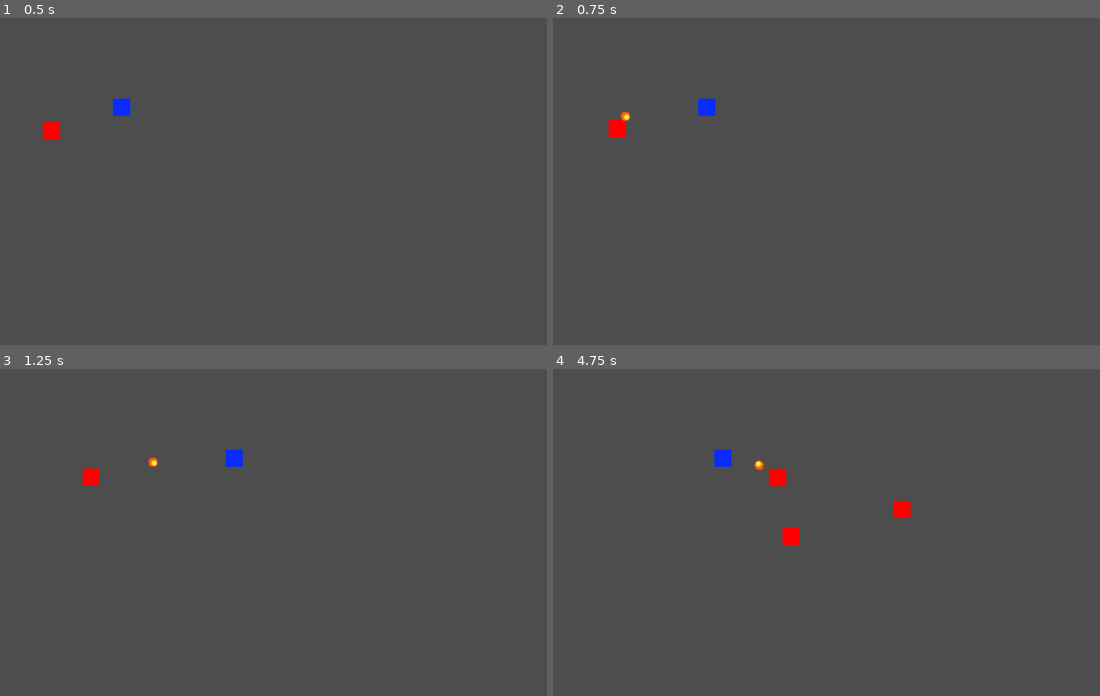
Above: before the commit, frames 1-4 (two rows, left to right).
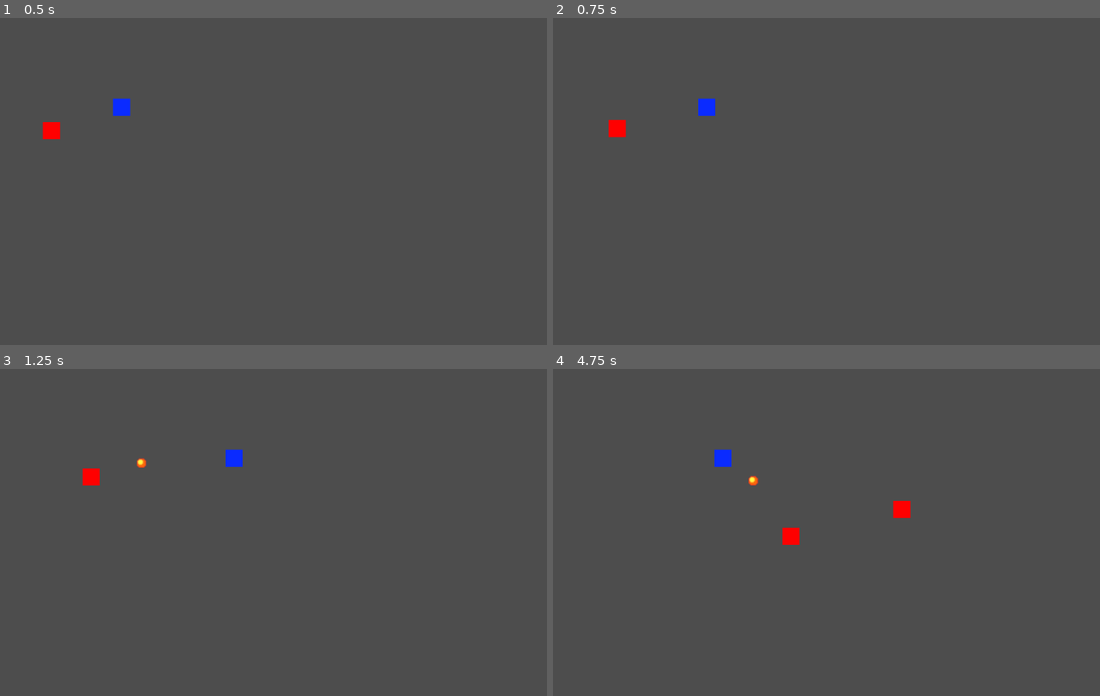
Above: after the commit, the same moments.

Repository: grayhanabi-rgb/SurvivorGame
Game: Godot game, scene res://scenes/main.tscn
The game is run twice, just before and just after one commit, with the same random seed, the same clock (stepped at 60 frames per second) and the same inputs.
Inputs (mouse positions are in pixels of both pictures, inside the frame that each line leads up to):
- Up to frame 1 (0.5 s): no input
- Up to frame 2 (0.75 s): move the mouse to (996, 155) at 0.52 s; hold D (right) from 0.53 s (still down)
- Up to frame 3 (1.25 s): keep holding D (right)
- Up to frame 4 (4.75 s): move the mouse to (738, 539) at 1.27 s; release D (right) at 1.28 s; hold S (down) 1.28-2.03 s; move the mouse to (924, 447) at 2.02 s; hold D (right) 2.03-2.78 s; move the mouse to (831, 591) at 2.77 s; hold W (up) 2.78-3.53 s; move the mouse to (1045, 575) at 3.52 s; hold A (left) from 3.53 s (still down); move the mouse to (678, 470) at 4.27 s

Frame 1 is identical in both runs. In frame 2, less than 0.1% of the frame differs, in the area x 12-15%, y 28-32%; in frame 3, 0.1%; in frame 4, 0.3%, in the area x 35-43%, y 27-36%.

Commit message:
Update bullet.gd

Diff:
--- a/scenes/bullet/bullet.gd
+++ b/scenes/bullet/bullet.gd
@@ -1,32 +1,31 @@
-# res://scripts/bullet.gd
 extends Sprite2D
 
-@export var speed: float = 400.0      # 子弹飞行速度
-@export var damage: float = 25.0      # 子弹伤害值
-@export var lifetime: float = 3.0     # 子弹存在时间（秒）
-
-var direction: Vector2 = Vector2.RIGHT  # 子弹飞行方向
+@export var speed: float = 500.0
+@export var damage: float = 10.0
+var direction: Vector2
 
 func _ready():
-	# 设置子弹朝向
-	rotation = direction.angle()
-
-	# 自动销毁计时器
-	await get_tree().create_timer(lifetime).timeout
-	queue_free()
+	# 假设方向由发射时传入（例如从玩家脚本）
+	# 如果你使用 look_at 或 rotation 设置方向，请根据实际情况调整
+	pass
 
 func _physics_process(delta):
-	# 子弹移动
-	position += direction * speed * delta
+	if direction:
+		position += direction * speed * delta
+	else:
+		# 如果未设置方向，自动朝上（兼容旧逻辑）
+		position += Vector2(0, -1) * speed * delta
+
+	# 可选：超出屏幕后自动销毁（防止内存泄漏）
+	if not get_viewport_rect().has_point(get_global_mouse_position()):
+		queue_free()
 
 func _on_area_entered(area):
-	print("🔥 强制触发！碰到的对象：", area.name)
-	print("对象类型：", area.get_class())
-	print("是否在 enemy 分组：", area.is_in_group("enemy"))
+	# 获取 Area2D 的父节点（即真正的敌人根节点）
+	var enemy = area.get_parent()
 
-	# 强制销毁子弹，测试是否真的触发了
-	queue_free()
-
-
-func _on_area_2d_area_entered(area: Area2D) -> void:
-	pass # Replace with function body.
+	# 检查父节点是否存在、属于 "enemy" 分组、且有 take_damage 方法
+	if enemy != null and enemy.is_in_group("enemy"):
+		if enemy.has_method("take_damage"):
+			enemy.take_damage(damage)
+		queue_free()  # 销毁子弹
